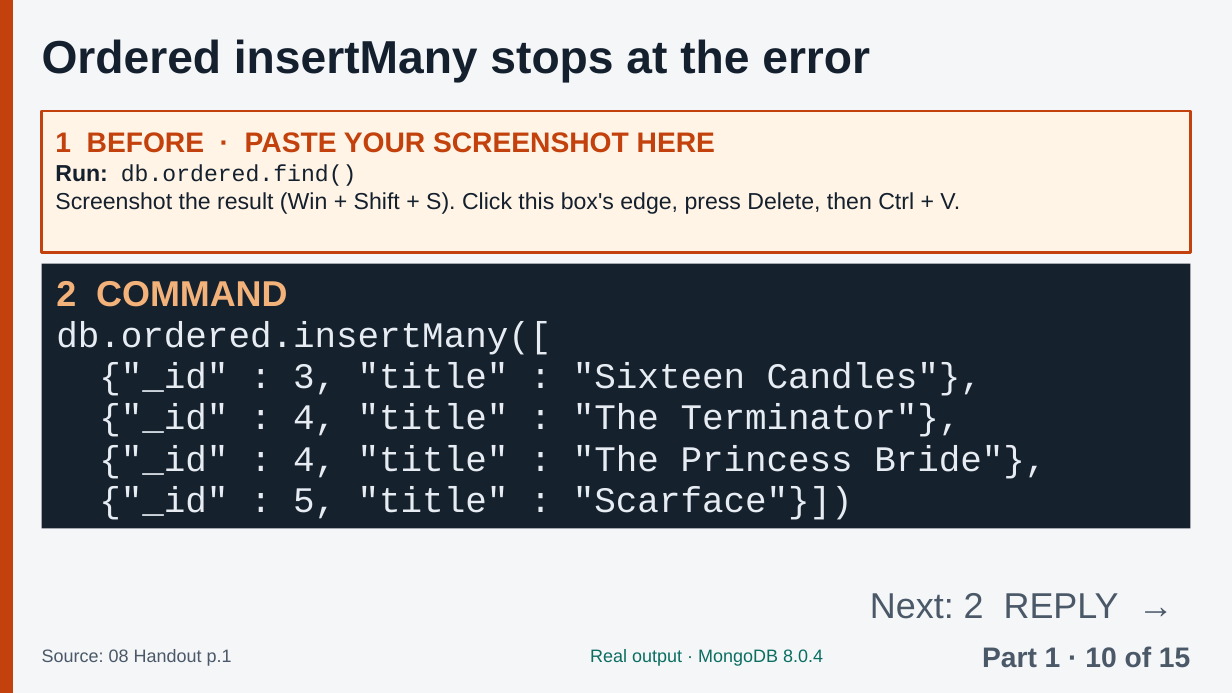
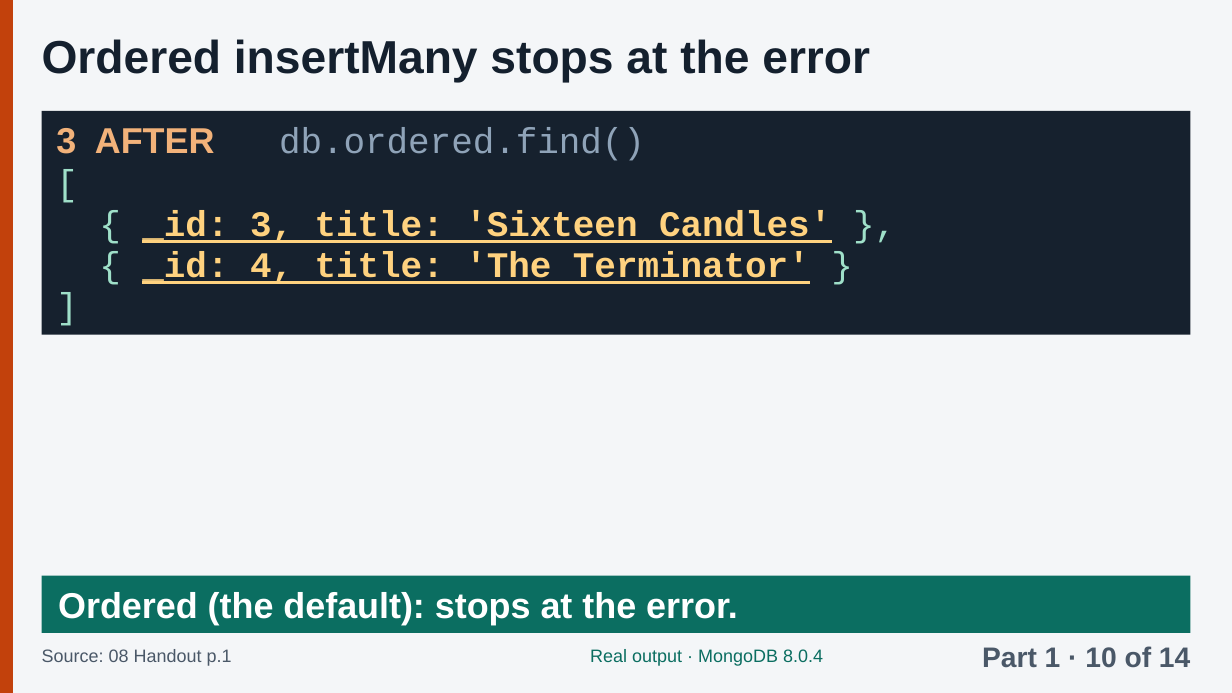
Before and after one commit to Tiredicey/ADBS, a slide deck: slide 13 of 02_GROUP_DECK/ADBS_GROUP_DECK.pptx. Drawn at 1232x693 pixels with LibreOffice and Linux fonts; fonts in the diff are those of the drawing. Boxes give left, top, right and bottom in pixels: in the first picture for what was removed or moved away, otherwise in the second. Text is boxed around its words. In the diff, an @@ line names an element or a change of style, - is before the commit and + after.

Commit message:
Fix: Part 1 is complete in the group deck too (real outputs, not paste boxes)

```diff
--- a/02_GROUP_DECK/ADBS_GROUP_DECK.pptx
+++ b/02_GROUP_DECK/ADBS_GROUP_DECK.pptx
@@ rectangle: place and size @@
-rectangle at (42,263,1190,529)
+rectangle at (42,111,1190,335)
@@ rectangle removed at (42,111,1190,252) @@
-1 BEFORE · PASTE YOUR SCREENSHOT HERE
-Run: db.ordered.find()
-Screenshot the result (Win + Shift + S). Click this box's edge, press Delete, then Ctrl + V.
@@ text at (56,128,831,284): text changed; text colour #E6ECF2 to #FFD27F; bold on @@
-2 COMMAND
-db.ordered.insertMany([
-{"_id" : 3, "title" : "Sixteen Candles"},
-{"_id" : 4, "title" : "The Terminator"},
-{"_id" : 4, "title" : "The Princess Bride"},
-{"_id" : 5, "title" : "Scarface"}])
+3 AFTER db.ordered.find()
+[
+{ _id: 3, title: 'Sixteen Candles' },
+{ _id: 4, title: 'The Terminator' }
+]
@@ rectangle "Ordered (the default): stops at ...": place and size @@
-rectangle "Ordered (the default): stops at ..." at (870,593,1119,619)
+rectangle "Ordered (the default): stops at ..." at (42,576,1190,633)
@@ rectangle "Ordered (the default): stops at ..." at (42,576,1190,633): fill none to #0B6E61 @@
@@ text in rectangle at (58,592,738,625): text changed; text colour #4A5868 to #FFFFFF; bold on @@
-Next: 2 REPLY →
+Ordered (the default): stops at the error.
@@ text at (982,646,1190,668): text changed @@
-Part 1 · 10 of 15
+Part 1 · 10 of 14
```
Also in this commit, not shown: 10 other slides changed, 3 slides added, 4 slides removed, 3 other files.
